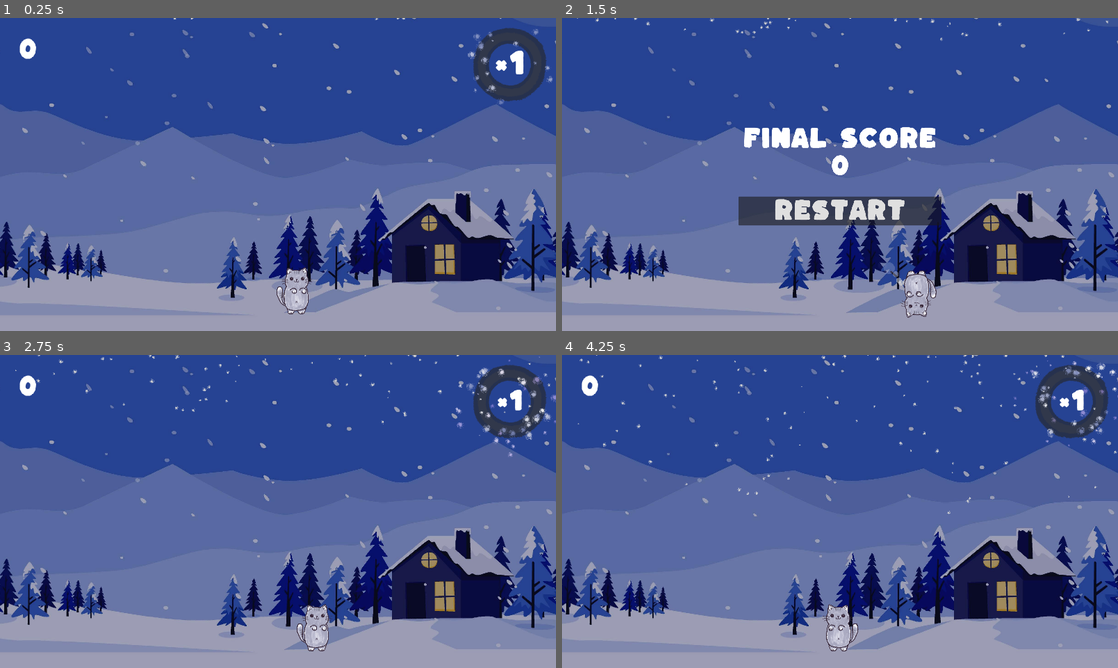
Above: before the commit, frames 1-4 (two rows, left to right).
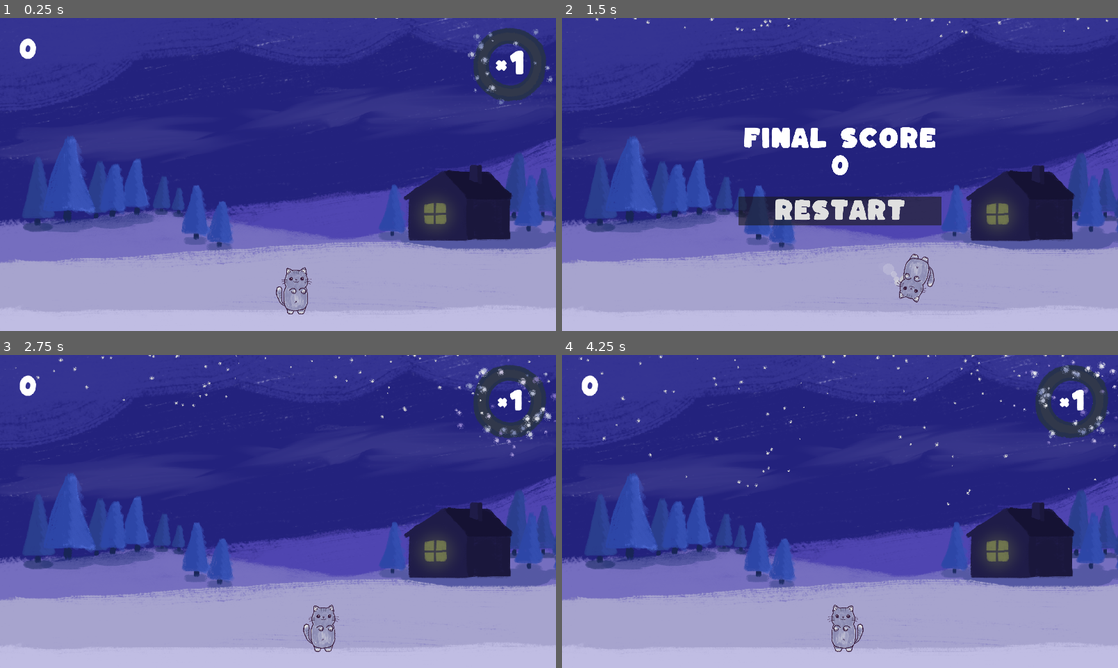
Above: after the commit, the same moments.

Repository: mfedoriv/godot-engine-projects
Game: Godot game, scene res://scenes/worlds/world_1.tscn
Same seed, same stepped clock (60 frames per second), same inputs: the game is played once before the commit and once after it.
Inputs:
- Up to frame 1 (0.25 s): no input
- Up to frame 2 (1.5 s): hold D (right) from 0.53 s (still down); tap Space (jump) at 0.6, 0.77, 1.07, 1.35 s
- Up to frame 3 (2.75 s): tap Space (jump) at 1.52, 1.82 s; release D (right) at 2 s; click "Restart" at 2 s
- Up to frame 4 (4.25 s): hold A (left) 2.78-3.5 s; tap Space (jump) at 2.85 s; click "Restart" at 3.5 s

The runs differ from the first frame. In frame 1, 76% of the frame differs, in the area x 0-100%, y 0-100%; in frame 2, 73%; in frame 3, 76%; in frame 4, 76%.

Commit message:
Changed background to original. Add different sprites for snowflakes

Diff:
--- a/snowflake-catch/scenes/items/snowflake.gd
+++ b/snowflake-catch/scenes/items/snowflake.gd
@@ -3,6 +3,8 @@
 
 @export_range(1, 1000) var frequency = 5
 @export_range(0, 1000) var amplitude = 150
+
+@onready var sprite_2d = $Sprite2D
 
 signal snowflake_catched
 
@@ -35,10 +37,11 @@
 
 
 func randomize_parameters():
+	sprite_2d.frame = randi() % 7
 	frequency = randf_range(3, 5)
 	amplitude = randi_range(100, 200)
 	falling_speed = randi_range(50, 130)
 	x_shift = randi_range(-70, 70)
 	rotate_angle = randf_range(-1, 1)
-	var snowflake_size = randf_range(2, 4)
+	var snowflake_size = randf_range(2.5, 4)
 	scale = Vector2(snowflake_size, snowflake_size)
--- a/snowflake-catch/scenes/items/snowflake.tscn
+++ b/snowflake-catch/scenes/items/snowflake.tscn
@@ -1,7 +1,7 @@
 [gd_scene load_steps=9 format=3 uid="uid://cbrin6vhsiq4t"]
 
 [ext_resource type="Script" path="res://scenes/items/snowflake.gd" id="1_lu564"]
-[ext_resource type="Texture2D" uid="uid://d2hihhfg64m5t" path="res://assets/snowflakes/snowflake.png" id="1_s7muj"]
+[ext_resource type="Texture2D" uid="uid://bmpd8v11aq1lv" path="res://assets/snowflakes/Snowflakes.png" id="2_6705b"]
 [ext_resource type="Texture2D" uid="uid://57k0gnd4bja3" path="res://assets/snowflakes/snow_particle.png" id="3_04cd3"]
 
 [sub_resource type="CircleShape2D" id="CircleShape2D_eeekt"]
@@ -40,8 +40,9 @@
 shape = SubResource("CircleShape2D_eeekt")
 
 [node name="Sprite2D" type="Sprite2D" parent="."]
-scale = Vector2(0.0143498, 0.0143498)
-texture = ExtResource("1_s7muj")
+scale = Vector2(0.13, 0.13)
+texture = ExtResource("2_6705b")
+hframes = 7
 
 [node name="VisibleOnScreenNotifier2D" type="VisibleOnScreenNotifier2D" parent="."]
 
--- a/snowflake-catch/scenes/player/player.gd
+++ b/snowflake-catch/scenes/player/player.gd
@@ -9,21 +9,24 @@
 @onready var sprite_2d = $Sprite2D
 @onready var pixel_sprite_2d = $PixelSprite2D
 @onready var animation_player = $AnimationPlayer
+@onready var animation_player_2 = $AnimationPlayer2
 
 signal player_fallen
 
 
 func _physics_process(delta):
 	apply_gravity(delta)
+
 	handle_wall_jump()
 	handle_jump(true)
 	var input_axis = Input.get_axis("left", "right")
 	handle_moving(input_axis, delta)
 	handle_air_moving(input_axis, delta)
+	update_animations(input_axis)
 	handle_rotation(input_axis, delta)
 	apply_friction(input_axis, delta)
 	apply_air_resistance(input_axis, delta)
-	update_animations(input_axis)
+
 	move_and_slide()
 	just_wall_jumped = false # to reset if it was wall_jump
 
@@ -109,9 +112,17 @@
 
 func update_animations(input_axis):
 	if movement_data.is_fallen: return
-	if input_axis and is_on_floor():
+	if input_axis:
+		sprite_2d.flip_h = input_axis > 0
+	if Input.is_action_just_pressed("jump") and !movement_data.is_fallen and air_jump:
+		print("Jump Animation")
+		animation_player_2.play("jump")
+	if movement_data.is_fallen:
+		print("Hit Animation")
+		animation_player_2.play("hit")
+#	if input_axis and is_on_floor():
 #		print("Run Animation")
-		sprite_2d.flip_h = input_axis > 0
+
 #		pixel_sprite_2d.flip_h = input_axis < 0
 #		animation_player.play("run")
 #		# run
--- a/snowflake-catch/scenes/player/player.tscn
+++ b/snowflake-catch/scenes/player/player.tscn
@@ -1,9 +1,9 @@
-[gd_scene load_steps=19 format=3 uid="uid://dsijf7iejtoj6"]
+[gd_scene load_steps=23 format=3 uid="uid://dsijf7iejtoj6"]
 
 [ext_resource type="Script" path="res://scenes/player/player.gd" id="1_7fnxw"]
 [ext_resource type="Resource" uid="uid://wy2x32mc4lvj" path="res://scenes/player/DefaultMovementData.tres" id="2_x5hag"]
 [ext_resource type="Texture2D" uid="uid://57k0gnd4bja3" path="res://assets/snowflakes/snow_particle.png" id="3_lxt3d"]
-[ext_resource type="Texture2D" uid="uid://bapwdgcu3dndg" path="res://assets/player/Snowflake-Catch_CAT_new2.png" id="4_4gm4i"]
+[ext_resource type="Texture2D" uid="uid://uu4886jmdrq" path="res://assets/player/Cat.png" id="4_61ldr"]
 [ext_resource type="Texture2D" uid="uid://cuu43togndk2j" path="res://assets/player/Meow-Knight_Idle_cropped.png" id="5_v18yn"]
 [ext_resource type="Texture2D" uid="uid://dygtykbxoyi6o" path="res://assets/player/Meow-Knight_Run-cropped.png" id="6_m1chx"]
 [ext_resource type="Texture2D" uid="uid://x8ki4odu5akh" path="res://assets/player/Meow-Knight_Jump-cropped.png" id="7_7meo8"]
@@ -26,8 +26,76 @@
 scale_max = 2.0
 color_ramp = SubResource("GradientTexture1D_mcs8t")
 
+[sub_resource type="Animation" id="Animation_tnke5"]
+resource_name = "jump"
+length = 0.4
+step = 0.03
+tracks/0/type = "value"
+tracks/0/imported = false
+tracks/0/enabled = true
+tracks/0/path = NodePath("Sprite2D:scale")
+tracks/0/interp = 2
+tracks/0/loop_wrap = true
+tracks/0/keys = {
+"times": PackedFloat32Array(0, 0.06, 0.15, 0.33),
+"transitions": PackedFloat32Array(1, 1, 1, 1),
+"update": 0,
+"values": [Vector2(0.244467, 0.244467), Vector2(0.244, 0.184), Vector2(0.244, 0.264), Vector2(0.244, 0.244)]
+}
+
+[sub_resource type="Animation" id="Animation_svjag"]
+length = 0.001
+tracks/0/type = "value"
+tracks/0/imported = false
+tracks/0/enabled = true
+tracks/0/path = NodePath("Sprite2D:scale")
+tracks/0/interp = 1
+tracks/0/loop_wrap = true
+tracks/0/keys = {
+"times": PackedFloat32Array(0),
+"transitions": PackedFloat32Array(1),
+"update": 0,
+"values": [Vector2(0.244467, 0.244467)]
+}
+tracks/1/type = "value"
+tracks/1/imported = false
+tracks/1/enabled = true
+tracks/1/path = NodePath("Sprite2D:self_modulate")
+tracks/1/interp = 1
+tracks/1/loop_wrap = true
+tracks/1/keys = {
+"times": PackedFloat32Array(0),
+"transitions": PackedFloat32Array(1),
+"update": 0,
+"values": [Color(1, 1, 1, 1)]
+}
+
+[sub_resource type="Animation" id="Animation_pv8b3"]
+resource_name = "hit"
+length = 0.14
+step = 0.01
+tracks/0/type = "value"
+tracks/0/imported = false
+tracks/0/enabled = true
+tracks/0/path = NodePath("Sprite2D:self_modulate")
+tracks/0/interp = 1
+tracks/0/loop_wrap = true
+tracks/0/keys = {
+"times": PackedFloat32Array(0, 0.06, 0.12),
+"transitions": PackedFloat32Array(1, 1, 1),
+"update": 0,
+"values": [Color(1, 1, 1, 1), Color(0.545098, 0.290196, 0.321569, 1), Color(1, 1, 1, 1)]
+}
+
+[sub_resource type="AnimationLibrary" id="AnimationLibrary_jwwot"]
+_data = {
+"RESET": SubResource("Animation_svjag"),
+"hit": SubResource("Animation_pv8b3"),
+"jump": SubResource("Animation_tnke5")
+}
+
 [sub_resource type="CapsuleShape2D" id="CapsuleShape2D_wn4oy"]
-radius = 28.6667
+radius = 25.5635
 height = 101.333
 
 [sub_resource type="Animation" id="Animation_g4gp4"]
@@ -312,17 +380,17 @@
 movement_data = ExtResource("2_x5hag")
 
 [node name="MoveParticles" type="GPUParticles2D" parent="."]
-position = Vector2(-5.29293, -16.7541)
+position = Vector2(-0.42606, -13.6097)
 process_material = SubResource("ParticleProcessMaterial_e50b4")
 texture = ExtResource("3_lxt3d")
 lifetime = 0.5
 fixed_fps = 0
 
 [node name="Sprite2D" type="Sprite2D" parent="."]
-position = Vector2(1.76982, -18.0693)
+position = Vector2(-5.7998, -14.189)
 scale = Vector2(0.244467, 0.244467)
-texture = ExtResource("4_4gm4i")
-offset = Vector2(-28.2661, -100.459)
+texture = ExtResource("4_61ldr")
+offset = Vector2(22.6057, -103.47)
 flip_h = true
 
 [node name="ShadowSprite2D" type="Sprite2D" parent="Sprite2D"]
@@ -334,11 +402,13 @@
 texture = ExtResource("3_lxt3d")
 
 [node name="AnimationPlayer2" type="AnimationPlayer" parent="."]
+libraries = {
+"": SubResource("AnimationLibrary_jwwot")
+}
 
 [node name="CollisionShape2D" type="CollisionShape2D" parent="."]
-position = Vector2(-4.89684, -38.736)
+position = Vector2(-0.0299683, -35.5916)
 shape = SubResource("CapsuleShape2D_wn4oy")
-metadata/_edit_lock_ = true
 
 [node name="PixelSprite2D" type="Sprite2D" parent="."]
 visible = false
@@ -353,12 +423,12 @@
 }
 
 [node name="HazardDetector" type="Area2D" parent="."]
-position = Vector2(-5.56351, 11.9307)
+position = Vector2(-0.666667, -30.6667)
 collision_layer = 0
 collision_mask = 4
 
 [node name="CollisionShape2D" type="CollisionShape2D" parent="HazardDetector"]
-position = Vector2(2, -48.6667)
+position = Vector2(1.36331, -5.07507)
 shape = SubResource("CapsuleShape2D_6c2oe")
 debug_color = Color(0.6, 0.286275, 0.286275, 0.419608)
 
--- a/snowflake-catch/scenes/worlds/world_1.gd
+++ b/snowflake-catch/scenes/worlds/world_1.gd
@@ -5,11 +5,13 @@
 
 @onready var player = $Player
 @onready var combo_tracker = %ComboTracker
-@onready var user_interface = $UserInterface
+@onready var user_interface = %UserInterface
+
 @onready var player_start_position = $PlayerStartPosition
 @onready var icicle_spawn_timer = $IcicleSpawnTimer
 @onready var spawn_timer = $SpawnTimer
 @onready var restart_button = %RestartButton
+@onready var parallax_background = $ParallaxBackground
 
 # Called when the node enters the scene tree for the first time.
 func _ready():
@@ -32,7 +34,7 @@
 
 # Called every frame. 'delta' is the elapsed time since the previous frame.
 func _process(delta):
-	pass
+	parallax_background.scroll_offset.x = player.position.x * delta * 40
 
 
 func _on_spawn_timer_timeout():
--- a/snowflake-catch/scenes/worlds/world_1.tscn
+++ b/snowflake-catch/scenes/worlds/world_1.tscn
@@ -1,17 +1,24 @@
-[gd_scene load_steps=16 format=3 uid="uid://crkj1wdb3kfcp"]
+[gd_scene load_steps=23 format=3 uid="uid://crkj1wdb3kfcp"]
 
 [ext_resource type="Texture2D" uid="uid://djvbtmlwayfwb" path="res://assets/world/outside_house.jpg" id="1_botpv"]
 [ext_resource type="Script" path="res://scenes/worlds/world_1.gd" id="1_kr4i7"]
 [ext_resource type="PackedScene" uid="uid://dsijf7iejtoj6" path="res://scenes/player/player.tscn" id="2_a01gs"]
 [ext_resource type="PackedScene" uid="uid://cbrin6vhsiq4t" path="res://scenes/items/snowflake.tscn" id="3_yesvj"]
+[ext_resource type="Texture2D" uid="uid://by6wgkfpn8tqr" path="res://assets/world/world1/SnowBackground_-4.png" id="4_r288k"]
+[ext_resource type="Texture2D" uid="uid://ce8nxnntds22q" path="res://assets/world/world1/SnowBackground_-3.png" id="5_6kv21"]
 [ext_resource type="Theme" uid="uid://dukjwrto3xgb0" path="res://resources/fonts/font_theme.tres" id="5_mh0xj"]
 [ext_resource type="Script" path="res://scenes/UI/UserInterface.gd" id="5_xo5yy"]
+[ext_resource type="Texture2D" uid="uid://b0o040gtfux4v" path="res://assets/world/world1/SnowBackground_-2.png" id="6_fdo3p"]
 [ext_resource type="PackedScene" uid="uid://336dc0v538du" path="res://scenes/UI/ComboTracker.tscn" id="6_tduw2"]
+[ext_resource type="Texture2D" uid="uid://bbx2a1h25vhjb" path="res://assets/world/world1/SnowBackground_-1.png" id="7_8i3m5"]
+[ext_resource type="Texture2D" uid="uid://b3caw5247lbxj" path="res://assets/player/Light.png" id="7_n25yh"]
+[ext_resource type="Texture2D" uid="uid://bdik53440mrcu" path="res://assets/world/world1/SnowBackground_-0.png" id="8_2j7lh"]
 [ext_resource type="Texture2D" uid="uid://iuyh2ykdbqbx" path="res://assets/UI/ComboTracker/Particle.png" id="9_1nmg6"]
 [ext_resource type="PackedScene" uid="uid://dychawb2cidt4" path="res://scenes/hazards/icicle.tscn" id="9_05cfr"]
+[ext_resource type="Texture2D" uid="uid://dtb8ga0cpleo5" path="res://assets/world/world1/SnowBackground_+1.png" id="9_ejkaa"]
 
 [sub_resource type="RectangleShape2D" id="RectangleShape2D_1ktst"]
-size = Vector2(1916.5, 82)
+size = Vector2(1920, 82)
 
 [sub_resource type="RectangleShape2D" id="RectangleShape2D_qox1p"]
 size = Vector2(37, 1109)
@@ -27,8 +34,6 @@
 "points": PackedVector2Array(0, 0, 0, 0, 24, -6888, 0, 0, 0, 0, 960, -7040, 0, 0, 0, 0, 1904, -6888)
 }
 point_count = 3
-
-[sub_resource type="StyleBoxEmpty" id="StyleBoxEmpty_r2mbq"]
 
 [sub_resource type="ParticleProcessMaterial" id="ParticleProcessMaterial_sde7n"]
 emission_shape = 3
@@ -45,12 +50,66 @@
 scale_max = 0.3
 color = Color(0.862745, 0.862745, 0.862745, 1)
 
+[sub_resource type="StyleBoxEmpty" id="StyleBoxEmpty_r2mbq"]
+
 [node name="world1" type="Node2D"]
 script = ExtResource("1_kr4i7")
 snowflake_scene = ExtResource("3_yesvj")
 icicle_scene = ExtResource("9_05cfr")
 
+[node name="ParallaxBackground" type="ParallaxBackground" parent="."]
+
+[node name="ParallaxLayer-4" type="ParallaxLayer" parent="ParallaxBackground"]
+motion_scale = Vector2(0.6, 0.6)
+
+[node name="Sprite2D" type="Sprite2D" parent="ParallaxBackground/ParallaxLayer-4"]
+position = Vector2(992, 568)
+texture = ExtResource("4_r288k")
+
+[node name="ParallaxLayer-3" type="ParallaxLayer" parent="ParallaxBackground"]
+motion_scale = Vector2(0.7, 0.7)
+
+[node name="Sprite2D" type="Sprite2D" parent="ParallaxBackground/ParallaxLayer-3"]
+position = Vector2(992, 568)
+texture = ExtResource("5_6kv21")
+
+[node name="ParallaxLayer-2" type="ParallaxLayer" parent="ParallaxBackground"]
+motion_scale = Vector2(0.8, 0.8)
+
+[node name="Sprite2D" type="Sprite2D" parent="ParallaxBackground/ParallaxLayer-2"]
+position = Vector2(992, 568)
+texture = ExtResource("6_fdo3p")
+
+[node name="PointLight2D" type="PointLight2D" parent="ParallaxBackground/ParallaxLayer-2/Sprite2D"]
+position = Vector2(512, 112)
+color = Color(1, 0.933333, 0.188235, 0.85098)
+energy = 0.45
+shadow_enabled = true
+shadow_color = Color(0.0313726, 0, 0.180392, 0.898039)
+texture = ExtResource("7_n25yh")
+
+[node name="ParallaxLayer-1" type="ParallaxLayer" parent="ParallaxBackground"]
+motion_scale = Vector2(0.9, 0.9)
+
+[node name="Sprite2D" type="Sprite2D" parent="ParallaxBackground/ParallaxLayer-1"]
+position = Vector2(992, 568)
+texture = ExtResource("7_8i3m5")
+
+[node name="ParallaxLayer0" type="ParallaxLayer" parent="ParallaxBackground"]
+
+[node name="Sprite2D" type="Sprite2D" parent="ParallaxBackground/ParallaxLayer0"]
+position = Vector2(992, 592)
+texture = ExtResource("8_2j7lh")
+
+[node name="ParallaxLayer1" type="ParallaxLayer" parent="ParallaxBackground"]
+motion_scale = Vector2(1.1, 1.1)
+
+[node name="Sprite2D" type="Sprite2D" parent="ParallaxBackground/ParallaxLayer1"]
+position = Vector2(1000, 584)
+texture = ExtResource("9_ejkaa")
+
 [node name="Sprite2D" type="Sprite2D" parent="."]
+visible = false
 position = Vector2(728, 400)
 scale = Vector2(0.789937, 0.789938)
 texture = ExtResource("1_botpv")
@@ -59,6 +118,20 @@
 [node name="Player" parent="." instance=ExtResource("2_a01gs")]
 position = Vector2(672, 872)
 
+[node name="Camera2D" type="Camera2D" parent="Player"]
+visible = false
+position = Vector2(-5.33331, -144)
+anchor_mode = 0
+limit_left = 0
+limit_top = 0
+limit_right = 1920
+limit_bottom = 1080
+limit_smoothed = true
+position_smoothing_enabled = true
+position_smoothing_speed = 20.0
+rotation_smoothing_speed = 10.0
+drag_horizontal_enabled = true
+
 [node name="PlayerStartPosition" type="Marker2D" parent="."]
 position = Vector2(1024, 992)
 
@@ -68,12 +141,11 @@
 metadata/_edit_lock_ = true
 
 [node name="CollisionShape2D" type="CollisionShape2D" parent="floor"]
-position = Vector2(969.75, -32)
+position = Vector2(968, -32)
 shape = SubResource("RectangleShape2D_1ktst")
-metadata/_edit_lock_ = true
 
 [node name="wall" type="StaticBody2D" parent="."]
-position = Vector2(-40, 680)
+position = Vector2(-48, 672)
 collision_mask = 0
 metadata/_edit_lock_ = true
 
@@ -83,7 +155,7 @@
 metadata/_edit_lock_ = true
 
 [node name="wall2" type="StaticBody2D" parent="."]
-position = Vector2(1920, 680)
+position = Vector2(1920, 672)
 collision_mask = 0
 metadata/_edit_lock_ = true
 
@@ -116,7 +188,19 @@
 [node name="IcicleSpawnTimer" type="Timer" parent="."]
 wait_time = 5.0
 
-[node name="UserInterface" type="Control" parent="."]
+[node name="SnowParticles" type="GPUParticles2D" parent="."]
+position = Vector2(920, 0)
+scale = Vector2(0.3, 0.3)
+amount = 150
+process_material = SubResource("ParticleProcessMaterial_sde7n")
+texture = ExtResource("9_1nmg6")
+lifetime = 7.0
+fixed_fps = 60
+
+[node name="CanvasLayer" type="CanvasLayer" parent="."]
+
+[node name="UserInterface" type="Control" parent="CanvasLayer"]
+unique_name_in_owner = true
 layout_mode = 3
 anchors_preset = 0
 offset_right = 1920.0
@@ -124,7 +208,7 @@
 script = ExtResource("5_xo5yy")
 metadata/_edit_lock_ = true
 
-[node name="MarginContainer" type="MarginContainer" parent="UserInterface"]
+[node name="MarginContainer" type="MarginContainer" parent="CanvasLayer/UserInterface"]
 layout_mode = 1
 anchors_preset = 15
 anchor_right = 1.0
@@ -136,14 +220,14 @@
 theme_override_constants/margin_right = 64
 theme_override_constants/margin_bottom = 64
 
-[node name="CenterContainer" type="CenterContainer" parent="UserInterface/MarginContainer"]
-layout_mode = 2
-
-[node name="VBoxContainer" type="VBoxContainer" parent="UserInterface/MarginContainer/CenterContainer"]
+[node name="CenterContainer" type="CenterContainer" parent="CanvasLayer/UserInterface/MarginContainer"]
+layout_mode = 2
+
+[node name="VBoxContainer" type="VBoxContainer" parent="CanvasLayer/UserInterface/MarginContainer/CenterContainer"]
 custom_minimum_size = Vector2(700, 0)
 layout_mode = 2
 
-[node name="FinalScoreLabel" type="Label" parent="UserInterface/MarginContainer/CenterContainer/VBoxContainer"]
+[node name="FinalScoreLabel" type="Label" parent="CanvasLayer/UserInterface/MarginContainer/CenterContainer/VBoxContainer"]
 unique_name_in_owner = true
 visible = false
 layout_mode = 2
@@ -155,19 +239,19 @@
 autowrap_mode = 1
 metadata/_edit_lock_ = true
 
-[node name="HSeparator" type="HSeparator" parent="UserInterface/MarginContainer/CenterContainer/VBoxContainer"]
+[node name="HSeparator" type="HSeparator" parent="CanvasLayer/UserInterface/MarginContainer/CenterContainer/VBoxContainer"]
 custom_minimum_size = Vector2(0, 50)
 layout_mode = 2
 theme_override_styles/separator = SubResource("StyleBoxEmpty_r2mbq")
 
-[node name="RestartButton" type="Button" parent="UserInterface/MarginContainer/CenterContainer/VBoxContainer"]
+[node name="RestartButton" type="Button" parent="CanvasLayer/UserInterface/MarginContainer/CenterContainer/VBoxContainer"]
 unique_name_in_owner = true
 visible = false
 layout_mode = 2
 theme = ExtResource("5_mh0xj")
 text = "Restart"
 
-[node name="ScoreLabel" type="Label" parent="UserInterface/MarginContainer"]
+[node name="ScoreLabel" type="Label" parent="CanvasLayer/UserInterface/MarginContainer"]
 unique_name_in_owner = true
 layout_mode = 2
 size_flags_vertical = 1
@@ -175,20 +259,11 @@
 text = "0"
 metadata/_edit_lock_ = true
 
-[node name="ComboTracker" parent="UserInterface/MarginContainer" instance=ExtResource("6_tduw2")]
+[node name="ComboTracker" parent="CanvasLayer/UserInterface/MarginContainer" instance=ExtResource("6_tduw2")]
 unique_name_in_owner = true
 layout_mode = 2
 size_flags_horizontal = 8
-
-[node name="SnowParticles" type="GPUParticles2D" parent="."]
-position = Vector2(920, 0)
-scale = Vector2(0.3, 0.3)
-amount = 150
-process_material = SubResource("ParticleProcessMaterial_sde7n")
-texture = ExtResource("9_1nmg6")
-lifetime = 7.0
-fixed_fps = 60
 
 [connection signal="timeout" from="SpawnTimer" to="." method="_on_spawn_timer_timeout"]
 [connection signal="timeout" from="IcicleSpawnTimer" to="." method="_on_icicle_spawn_timer_timeout"]
-[connection signal="pressed" from="UserInterface/MarginContainer/CenterContainer/VBoxContainer/RestartButton" to="." method="_on_restart_button_pressed"]
+[connection signal="pressed" from="CanvasLayer/UserInterface/MarginContainer/CenterContainer/VBoxContainer/RestartButton" to="." method="_on_restart_button_pressed"]
Binary file added: snowflake-catch/assets/player/Cat.png
Not shown, changed: snowflake-catch/assets/player/Cat.png.import
Binary file added: snowflake-catch/assets/player/Light.png
Not shown, added: snowflake-catch/assets/player/Light.png.import
Binary file removed: snowflake-catch/assets/player/Snowflake-Catch.png
Binary file removed: snowflake-catch/assets/player/Snowflake-Catch_CAT_new.png
Binary file removed: snowflake-catch/assets/player/Snowflake-Catch_CAT_new2.png
Binary file added: snowflake-catch/assets/player/Snowflake-Catch_CAT_new2_centered.png
Not shown, added: snowflake-catch/assets/player/Snowflake-Catch_CAT_new2_centered.png.import
Binary file added: snowflake-catch/assets/snowflakes/Snowflakes.png
Not shown, added: snowflake-catch/assets/snowflakes/Snowflakes.png.import
Binary file added: snowflake-catch/assets/world/world1/SnowBackground_+1.png
(and 11 more such lines)
